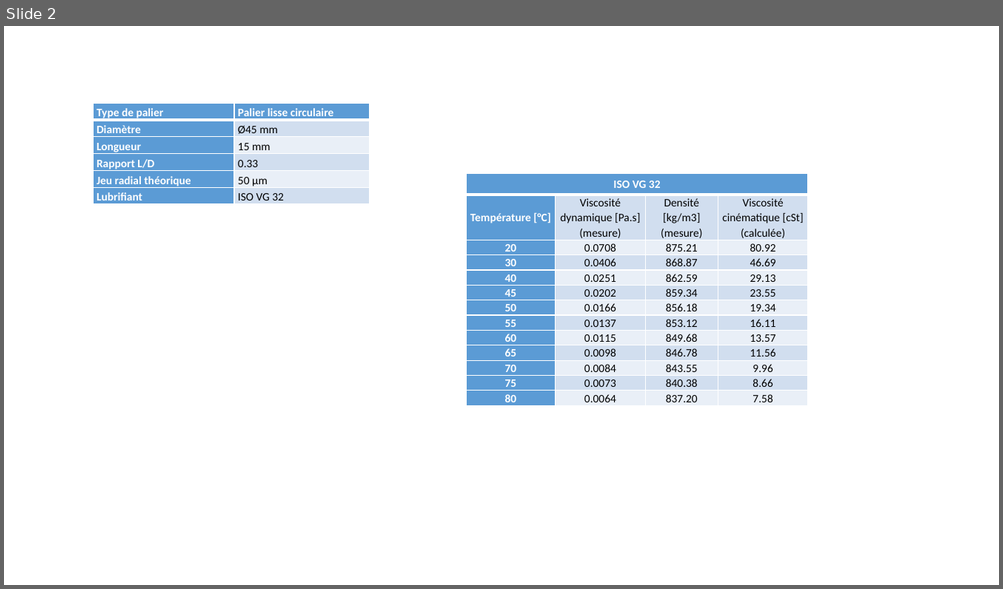
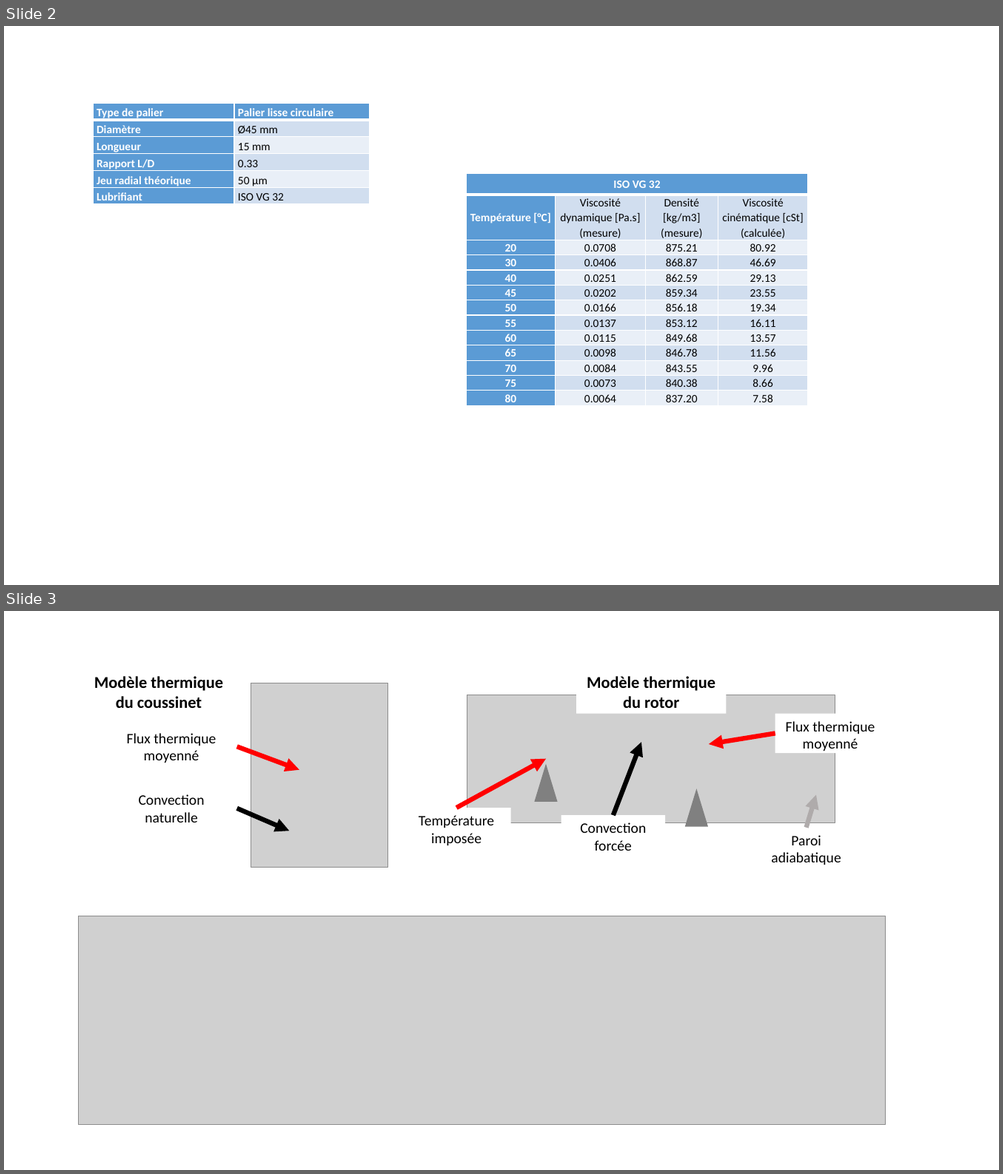
Before and after one commit to SilunZ/TheseME, a slide deck: CH4. Simulation de l'effet Morton/figures/figures.pptx. Shown one above the other, each under a label of ours: slide 2 before the commit, slides 2 and 3 after it. The pictures are 1003x589 and 1003x1174 pixels, drawn with LibreOffice and Linux fonts; fonts in the diff are those of the drawing; grey boxes stand for pictures. Boxes give left, top, right and bottom in pixels: in the first picture for what was removed or moved away, otherwise in the second. Text is boxed around its words. In the diff, an @@ line names an element or a change of style, - is before the commit and + after.

```diff
--- a/CH4. Simulation de l'effet Morton/figures/figures.pptx
+++ b/CH4. Simulation de l'effet Morton/figures/figures.pptx
@@ slide 3 added at bbox=[4, 611, 999, 1170], background #FFFFFF @@
@@ group added at bbox=[94, 669, 885, 868]: 6 arrows, 5 texts, 3 rectangles, 2 pictures, 2 triangles @@
+Convection naturelle
+Flux thermique moyenné
+Modèle thermique du coussinet
+Température imposée
+Convection forcée
+Flux thermique moyenné
+Paroi adiabatique
+Modèle thermique du rotor
@@ picture added at bbox=[79, 917, 885, 1125] @@
```
Also in this commit, not shown: 6 other slides added, 1 other file.
